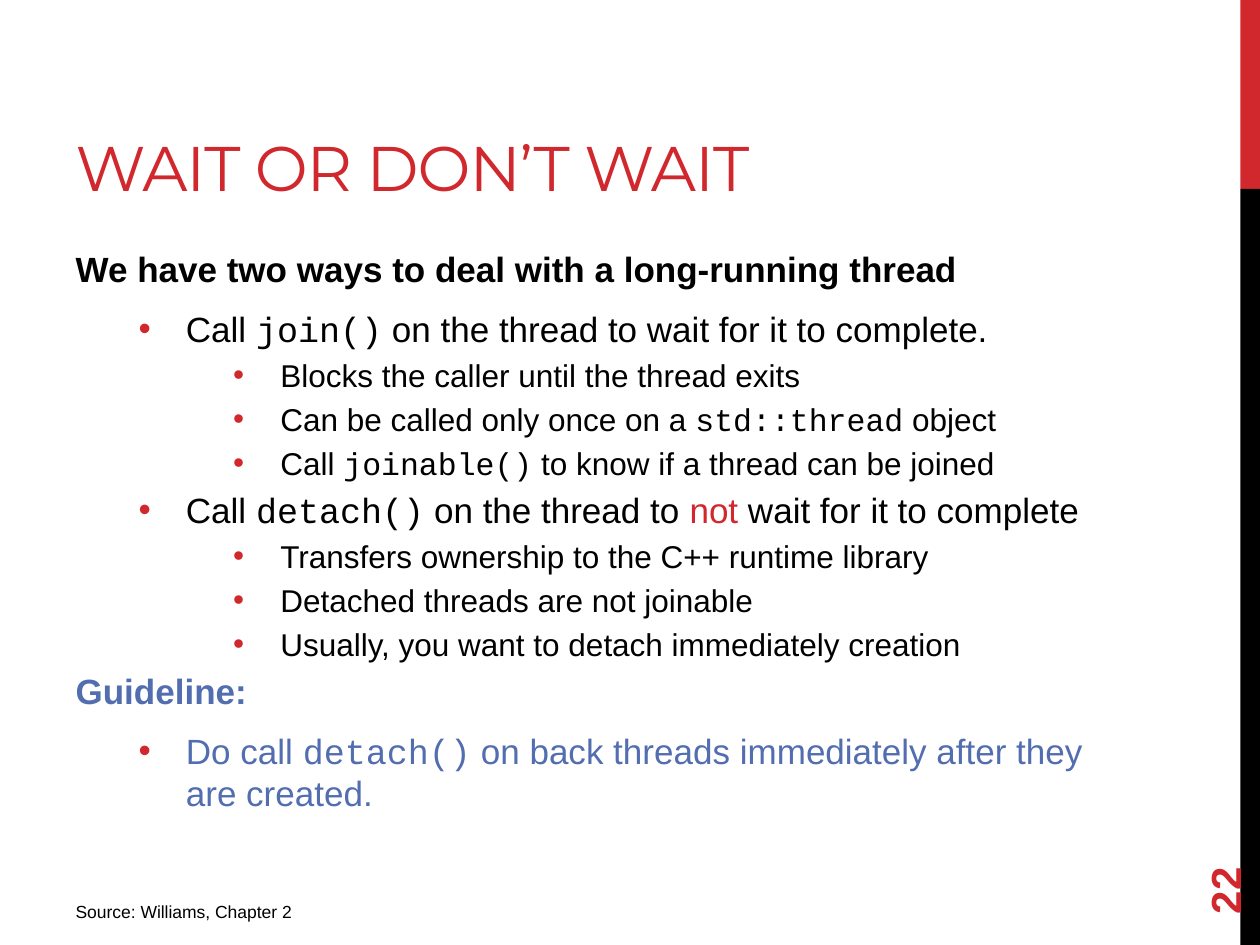
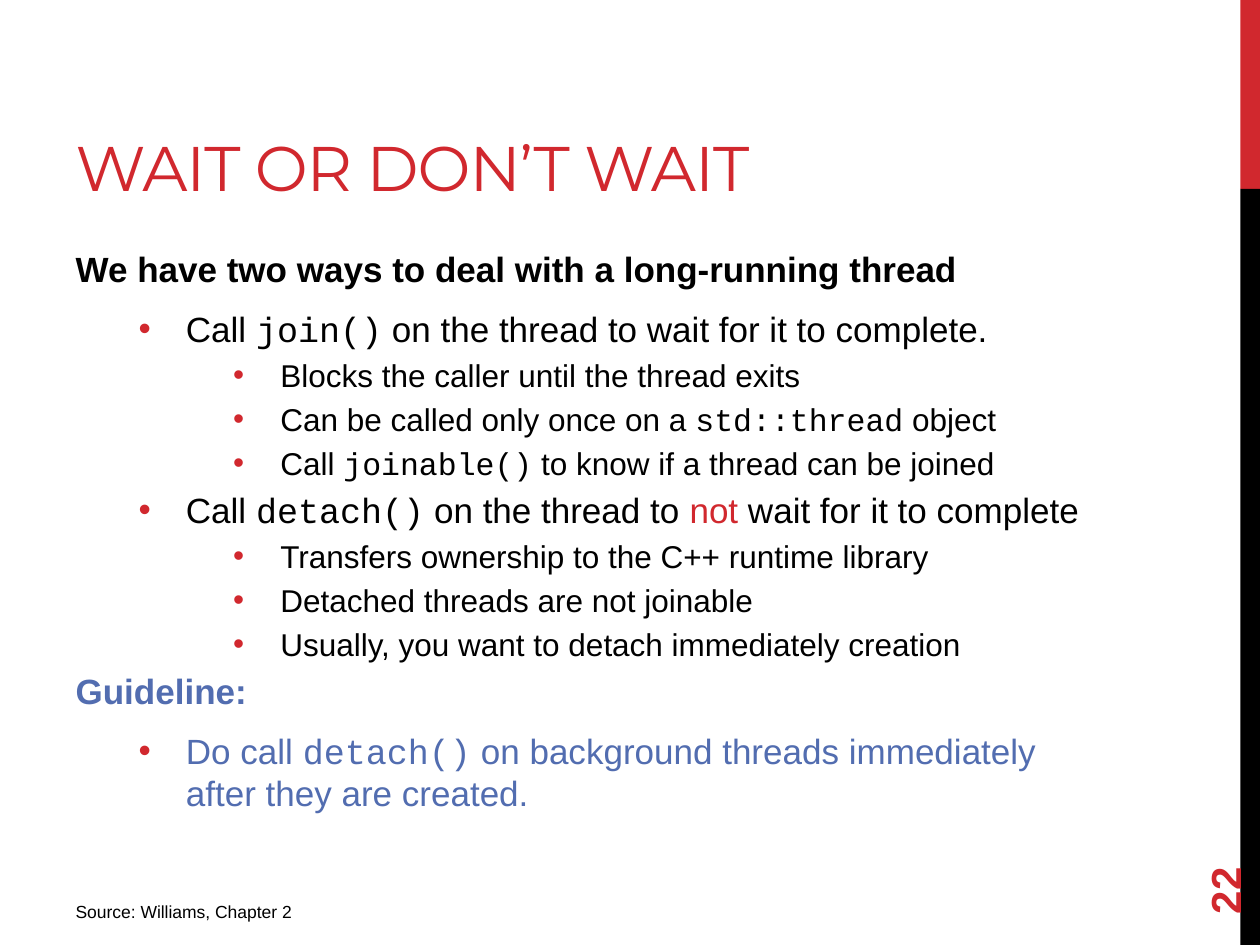
Before and after one commit to joshpeterson/DevelopingConcurrentSoftware, a slide deck: slide 22 of Lectures/Threads/Threads.pptx. Drawn at 1260x945 pixels with LibreOffice and Linux fonts; fonts in the diff are those of the drawing. Boxes give left, top, right and bottom in pixels: in the first picture for what was removed or moved away, otherwise in the second. Text is boxed around its words. In the diff, an @@ line names an element or a change of style, - is before the commit and + after.

```diff
--- a/Lectures/Threads/Threads.pptx
+++ b/Lectures/Threads/Threads.pptx
@@ text at [186, 738, 1036, 813]: text changed @@
-  • Do call detach() on back threads immediately after they are created.
+  • Do call detach() on background threads immediately after they are created.
```
Also in this commit, not shown: 3 other slides changed, 1 other file.
